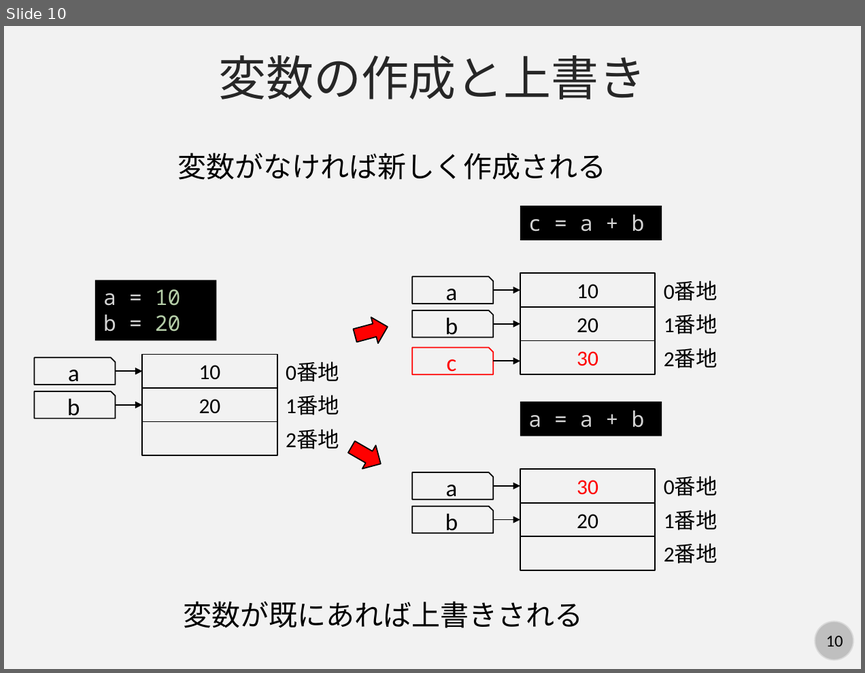
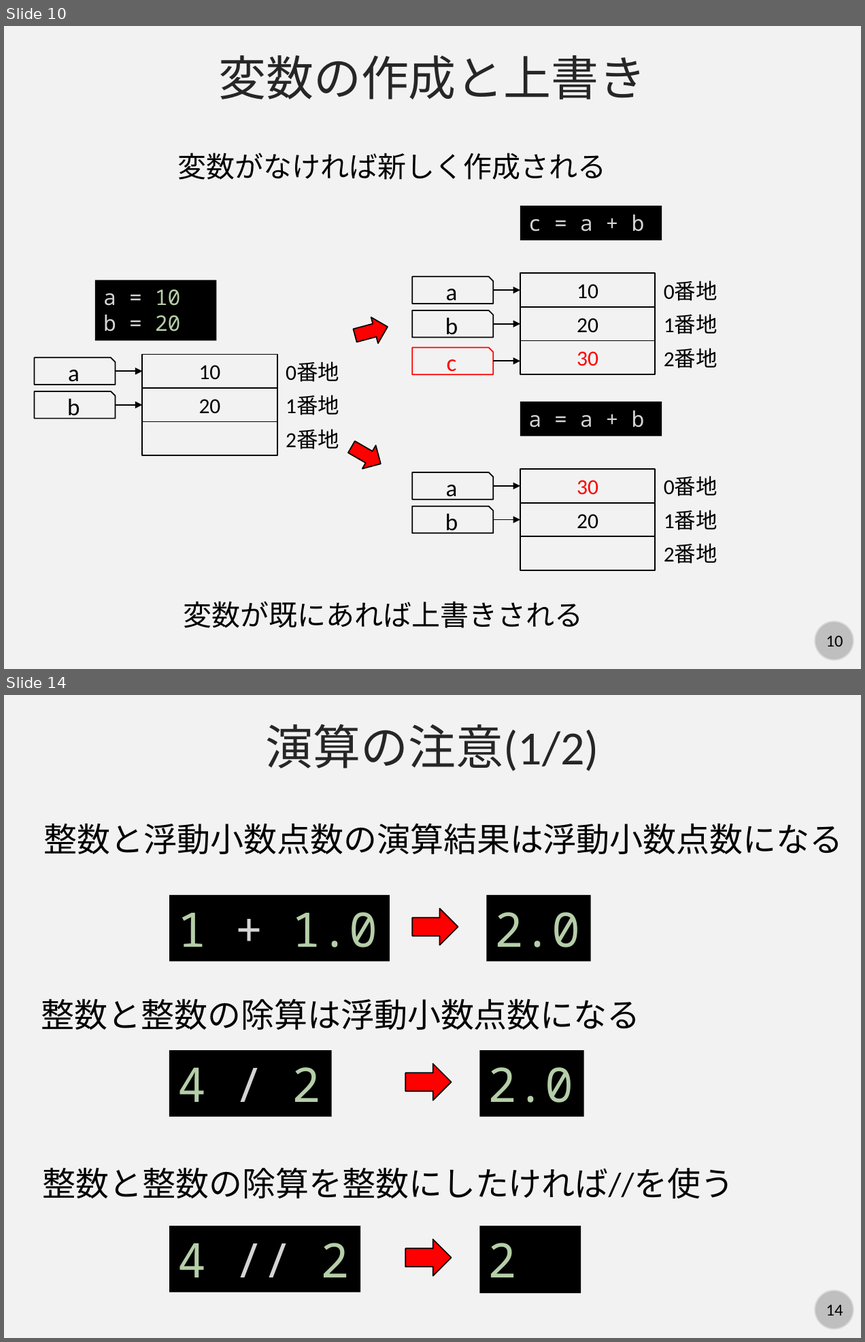
Before and after one commit to kaityo256/python_zero, a slide deck: basic/fig/slide.pptx. Shown one above the other, each under a label of ours: slide 10 before the commit, slides 10 and 14 after it; the slides between them are not shown. The pictures are 865x673 and 865x1342 pixels, drawn with LibreOffice and Linux fonts; fonts in the diff are those of the drawing. Boxes give left, top, right and bottom in pixels: in the first picture for what was removed or moved away, otherwise in the second. Text is boxed around its words. In the diff, an @@ line names an element or a change of style, - is before the commit and + after.

```diff
--- a/basic/fig/slide.pptx
+++ b/basic/fig/slide.pptx
@@ slide 14 added at (4, 695, 861, 1338), background #F2F2F2; not listed: 2 template elements that a slide beside it also shows @@
@@ text added at (266, 724, 599, 771), 40 pt, text #262626 @@
+演算の注意(1/2)
@@ text added at (44, 823, 842, 854), 28 pt, text #000000 @@
+整数と浮動小数点数の演算結果は浮動小数点数になる
@@ rectangle added at (169, 895, 390, 961), fill #000000, 40 pt, text #B5CEA8 @@
+1 + 1.0
@@ rectangle added at (486, 895, 591, 961), fill #000000, 40 pt, text #B5CEA8 @@
+2.0
@@ right arrow added at (412, 909, 458, 945), fill #FF0000, outline #000000 1 pt @@
@@ text added at (41, 998, 640, 1030), 28 pt, text #000000 @@
+整数と整数の除算は浮動小数点数になる
@@ rectangle added at (169, 1050, 331, 1116), fill #000000, 40 pt, text #B5CEA8 @@
+4 / 2
@@ rectangle added at (479, 1050, 584, 1116), fill #000000, 40 pt, text #B5CEA8 @@
+2.0
@@ right arrow added at (406, 1064, 451, 1100), fill #FF0000, outline #000000 1 pt @@
@@ text added at (43, 1167, 734, 1198), 28 pt, text #000000 @@
+整数と整数の除算を整数にしたければ//を使う
@@ rectangle added at (169, 1225, 360, 1291), fill #000000, 40 pt, text #B5CEA8 @@
+4 // 2
@@ right arrow added at (406, 1239, 451, 1276), fill #FF0000, outline #000000 1 pt @@
@@ rectangle added at (479, 1225, 581, 1293), fill #000000, 40 pt, text #B5CEA8 @@
+2
```
Also in this commit, not shown: 3 slides changed, 7 other slides added.
